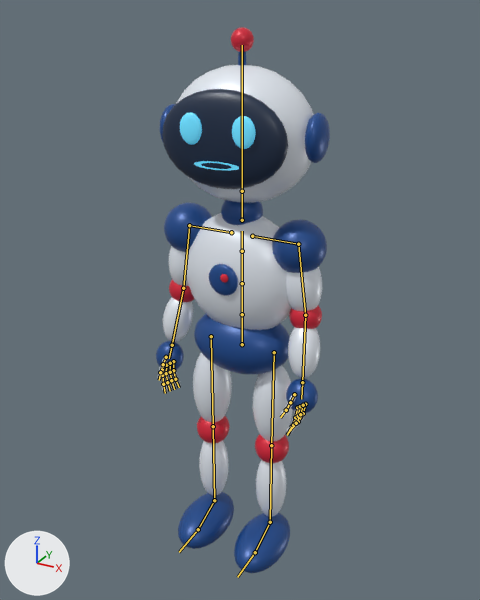
The glTF model Build/campus-motions.glb: old version first, new version second.
Before and after are seen from a 50 mm camera at (1.034, -1.896, 2.013) aimed at (-0.021, 0.023, 1.054). Every picture has the same lights, and +X, +Y and +Z are marked at lower left. The first picture is the older version. Both versions are drawn at frame 66 of the action 'Thinking'; the numbers are the values there. The bones that change, and the others that lie on the model, are drawn over the model as lines.

Names of what the first picture shows: 'Campus Guide Body', 'Left eye', 'Mouth', 'Right eye'.
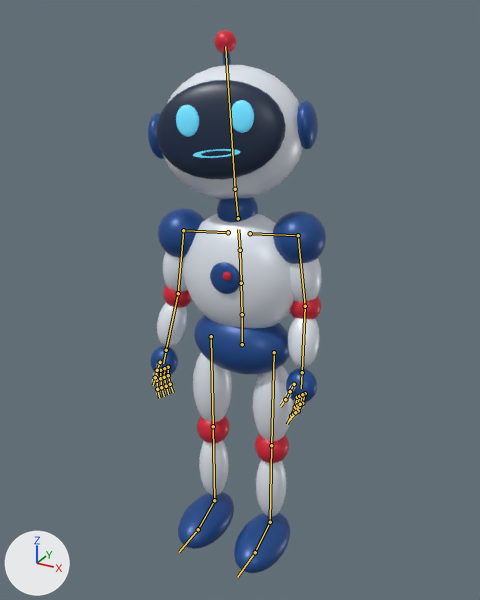
Boxes [x1, y1, x2, y2] around the edits, measured in the pictures (480 x 600 px):
'Campus Guide Body', posed
    before: [156, 27, 330, 573]
    after: [148, 30, 326, 573]
'Left eye', posed
    before: [232, 116, 255, 149]
    after: [230, 100, 254, 133]
'Right eye', posed
    before: [180, 112, 202, 145]
    after: [176, 105, 199, 137]
bone 'Spine', root to tip
    before: (242, 314) to (242, 283)
    after: (242, 314) to (241, 283)
bone 'Spine1', root to tip
    before: (242, 283) to (242, 251)
    after: (241, 283) to (240, 250)
bone 'Spine2', root to tip
    before: (242, 251) to (242, 231)
    after: (240, 250) to (238, 229)
bone 'LeftArm', root to tip
    before: (298, 244) to (305, 315)
    after: (298, 235) to (305, 306)
bone 'Neck', root to tip
    before: (242, 220) to (242, 191)
    after: (238, 218) to (235, 189)
bone 'Head', root to tip
    before: (242, 191) to (242, 45)
    after: (235, 189) to (225, 46)
bone 'RightArm', root to tip
    before: (189, 225) to (183, 288)
    after: (183, 230) to (178, 293)

Diff of the bpy script that builds the scene:
```diff
--- a/Build/campus-motions.glb.py
+++ b/Build/campus-motions.glb.py
@@ bone_spine @@
 bone_spine = bpy.data.objects['CampusGuideRig'].pose.bones['Spine']  # child of 'Hips'
-bone_spine.rotation_quaternion = (1.0, 0.001, 0.0, 0.0)  # degrees (0, 0, 0)
+bone_spine.rotation_quaternion = (0.999, -0.01, 0.028, 0.017)  # degrees (-1, 3, 2)
@@ bone_spine1 @@
 bone_spine1 = bpy.data.objects['CampusGuideRig'].pose.bones['Spine1']  # child of 'Spine'
-bone_spine1.rotation_quaternion = (1.0, 0.0, 0.0, 0.0)  # degrees (0, 0, 0)
+bone_spine1.rotation_quaternion = (1.0, -0.008, 0.021, 0.013)  # degrees (-1, 2, 1)
@@ bone_spine2 @@
 bone_spine2 = bpy.data.objects['CampusGuideRig'].pose.bones['Spine2']  # child of 'Spine1'
-bone_spine2.rotation_quaternion = (1.0, 0.0, 0.0, 0.0)  # degrees (0, 0, 0)
+bone_spine2.rotation_quaternion = (1.0, -0.006, 0.017, 0.01)  # degrees (-1, 2, 1)
@@ bone_leftarm @@
 bone_leftarm = bpy.data.objects['CampusGuideRig'].pose.bones['LeftArm']  # child of 'LeftShoulder'
-bone_leftarm.rotation_quaternion = (0.755, -0.656, 0.0, 0.0)  # degrees (-82, 0, 0)
+bone_leftarm.rotation_quaternion = (0.726, -0.684, 0.062, -0.035)  # degrees (-87, 2, -8)
@@ bone_neck @@
 bone_neck = bpy.data.objects['CampusGuideRig'].pose.bones['Neck']  # child of 'Spine2'
-bone_neck.rotation_quaternion = (1.0, 0.0, 0.0, 0.0)  # degrees (0, 0, 0)
+bone_neck.rotation_quaternion = (1.0, -0.001, 0.0, 0.027)  # degrees (0, 0, 3)
@@ bone_head @@
 bone_head = bpy.data.objects['CampusGuideRig'].pose.bones['Head']  # child of 'Neck'
-bone_head.rotation_quaternion = (0.999, 0.0, 0.049, 0.0)  # degrees (0, 6, 0)
+bone_head.rotation_quaternion = (0.997, -0.045, 0.067, -0.004)  # degrees (-5, 8, -1)
@@ bone_rightarm @@
 bone_rightarm = bpy.data.objects['CampusGuideRig'].pose.bones['RightArm']  # child of 'RightShoulder'
-bone_rightarm.rotation_quaternion = (0.755, -0.656, 0.0, 0.0)  # degrees (-82, 0, 0)
+bone_rightarm.rotation_quaternion = (0.779, -0.624, 0.026, -0.067)  # degrees (-77, -2, -8)
```
